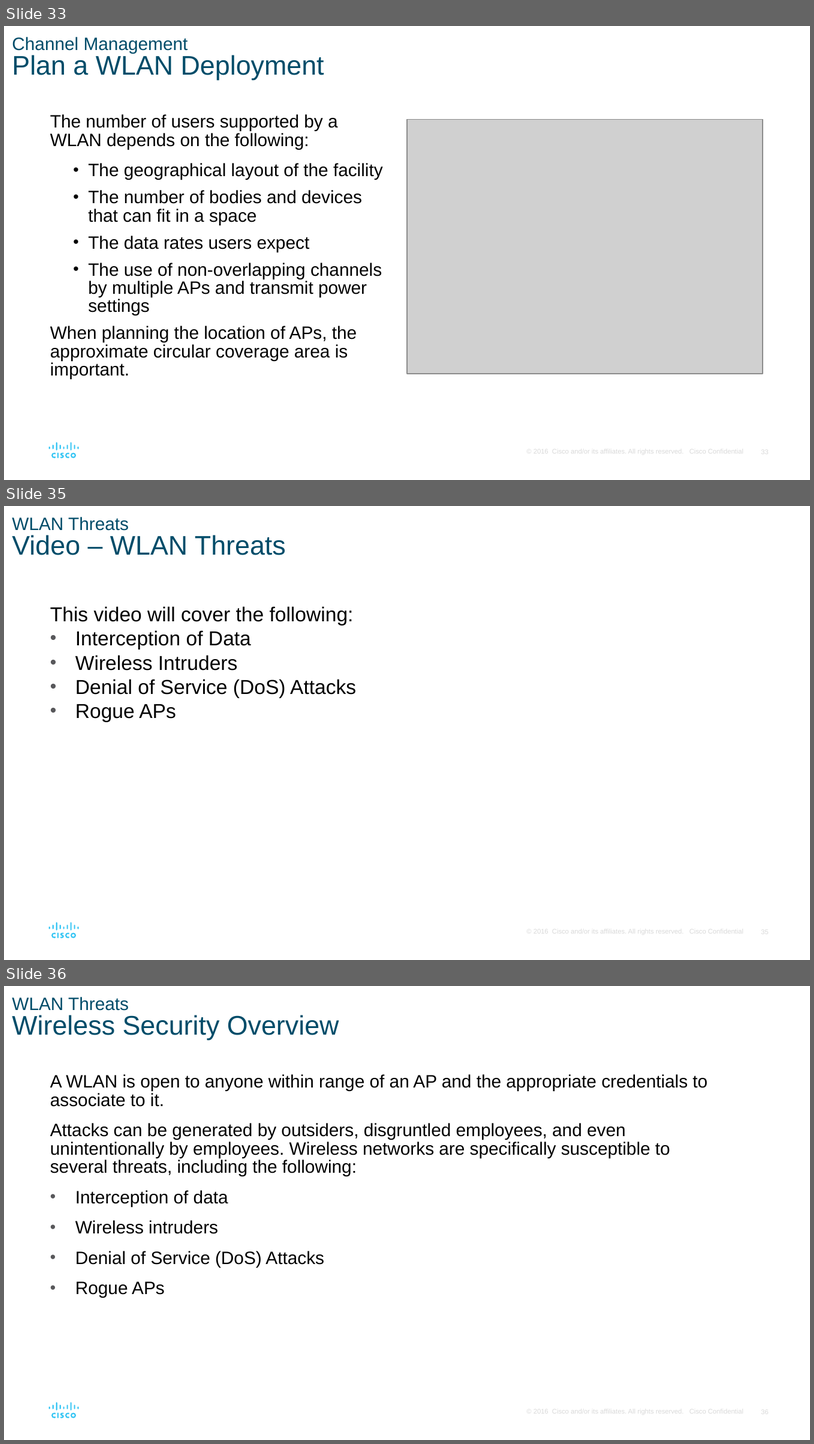
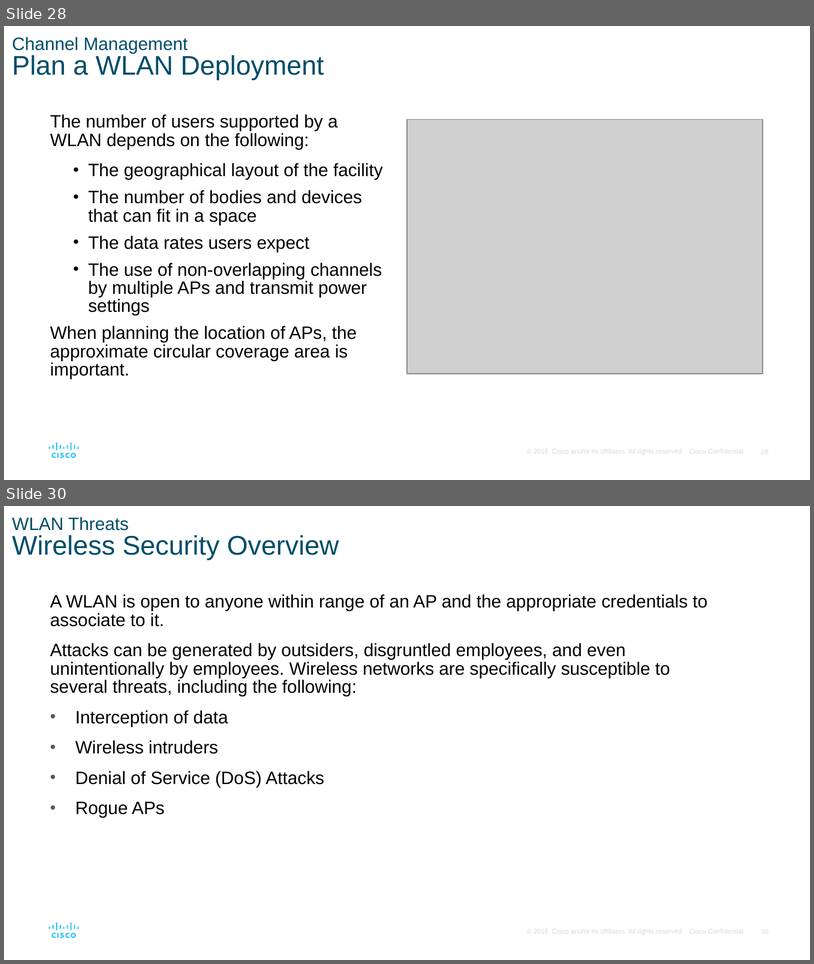
Before and after one commit to ECUbakers/PKH-2154, a slide deck: module5/SRWE_Module_12_talking points.pptx. Shown one above the other, each under a label of ours: slides 33, 35 and 36 before the commit, slides 28 and 30 after it; the slides between them are not shown. The pictures are 814x1444 and 814x964 pixels, drawn with LibreOffice and Linux fonts; fonts in the diff are those of the drawing; grey boxes stand for pictures. Boxes give left, top, right and bottom in pixels: in the first picture for what was removed or moved away, otherwise in the second. Text is boxed around its words. In the diff, an @@ line names an element or a change of style, - is before the commit and + after.

```diff
--- a/module5/SRWE_Module_12_talking points.pptx
+++ b/module5/SRWE_Module_12_talking points.pptx
@@ slide 35 removed at bbox=[4, 506, 810, 960], background #FFFFFF; not listed: 16 template elements that a slide beside it also shows @@
@@ title removed at bbox=[12, 517, 286, 555] @@
-WLAN Threats
-Video – WLAN Threats
@@ text removed at bbox=[50, 606, 356, 721] @@
-This video will cover the following:
-• Interception of Data
-• Wireless Intruders
-• Denial of Service (DoS) Attacks
-• Rogue APs
@@ what was slide 33 is now slide 28 @@
@@ what was slide 36 is now slide 30 @@
```
Also in this commit, not shown: 6 slides changed, 11 other slides removed, 1 other file.
